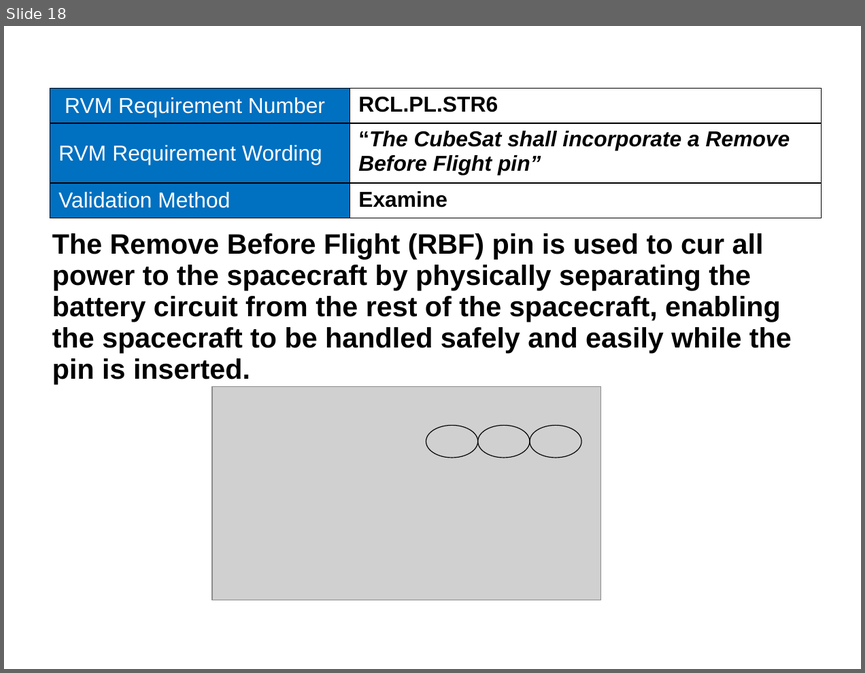
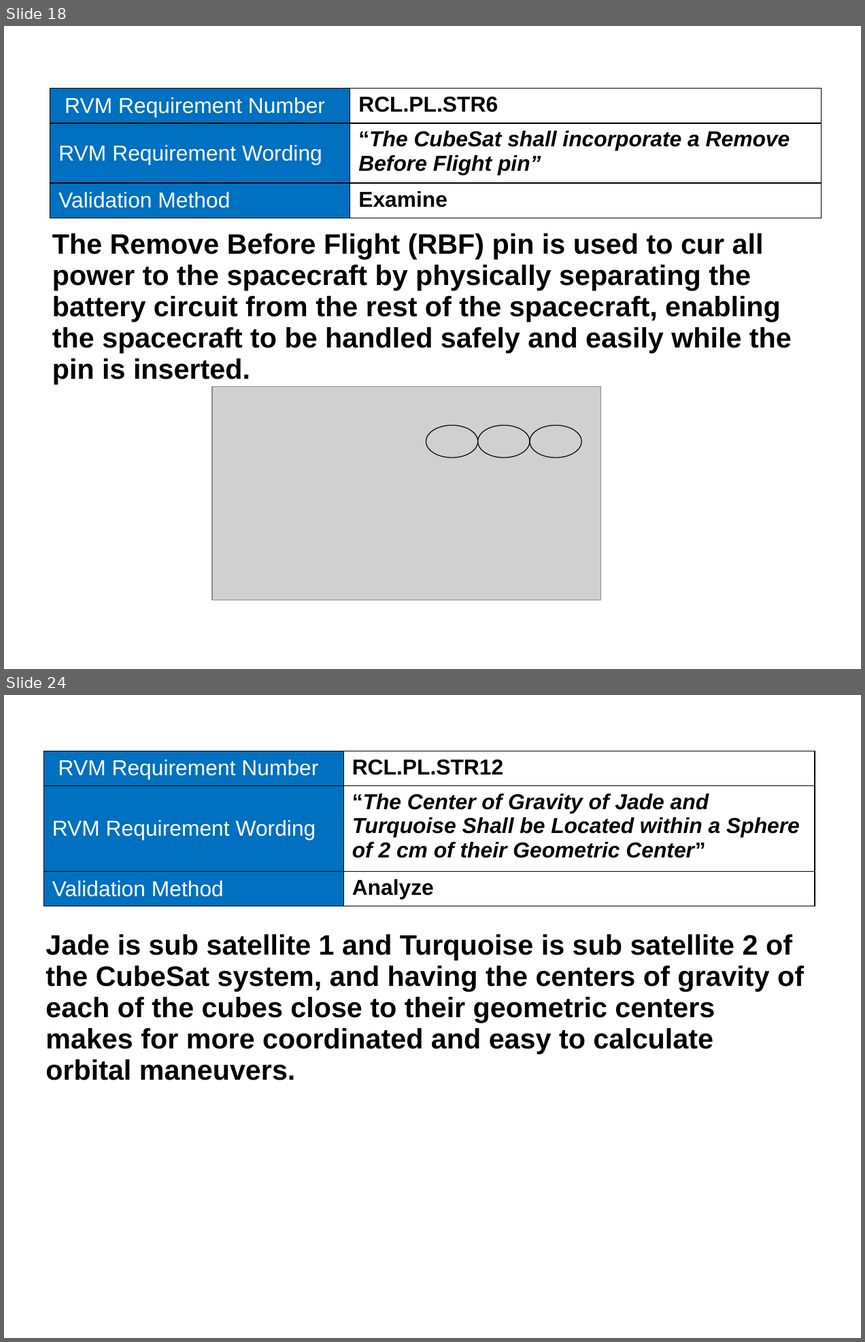
Before and after one commit to RascalSeniorDesign/Preliminary-Design, a slide deck: CMQA/Presentations/SRR Presentation.pptx. Shown one above the other, each under a label of ours: slide 18 before the commit, slides 18 and 24 after it; the slides between them are not shown. The pictures are 865x673 and 865x1342 pixels, drawn with LibreOffice and Linux fonts; fonts in the diff are those of the drawing; grey boxes stand for pictures; background and template pictures are left out. Boxes give left, top, right and bottom in pixels: in the first picture for what was removed or moved away, otherwise in the second. Text is boxed around its words. In the diff, an @@ line names an element or a change of style, - is before the commit and + after.

```diff
--- a/CMQA/Presentations/SRR Presentation.pptx
+++ b/CMQA/Presentations/SRR Presentation.pptx
@@ slide 24 added at (x1=4, y1=695, x2=861, y2=1338), background picture (left out) @@
@@ table added at (x1=43, y1=751, x2=815, y2=906), 3 rows, 2 columns @@
+RVM Requirement Number | RCL.PL.STR12
+RVM Requirement Wording | “The Center of Gravity of Jade and Turquoise Shall be Located within a Sphere of 2 cm of their Geometric Center”
+Validation Method | Analyze
@@ title added at (x1=352, y1=759, x2=504, y2=775), 32 pt, text #FFFFFF, italic @@
+RCL.PL.STR12
@@ text added at (x1=45, y1=934, x2=804, y2=1081), 26 pt, text #000000, bold @@
+Jade is sub satellite 1 and Turquoise is sub satellite 2 of the CubeSat system, and having the centers of gravity of each of the cubes close to their geometric centers makes for more coordinated and easy to calculate orbital maneuvers.
```
Also in this commit, not shown: 7 other slides added, 9 slides removed.
